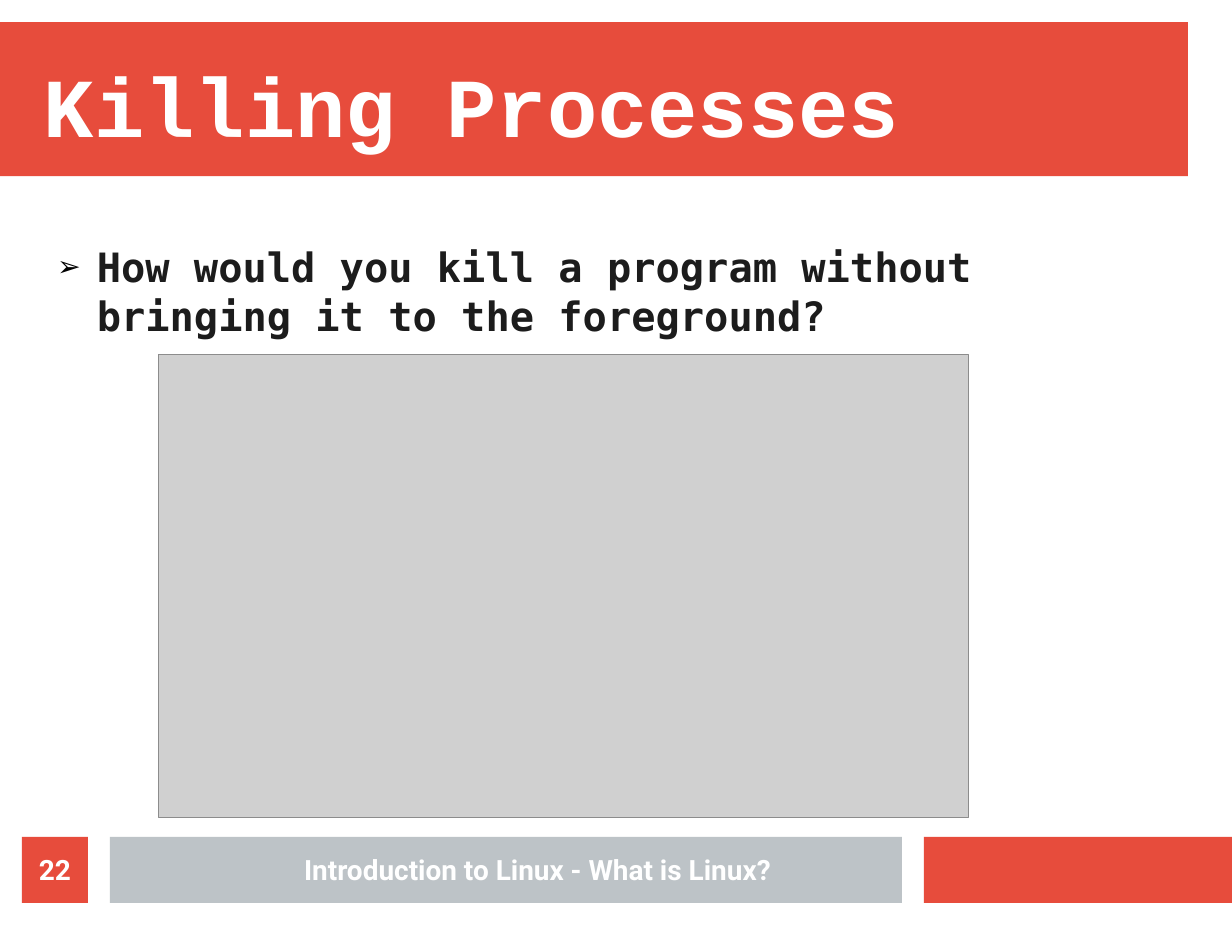
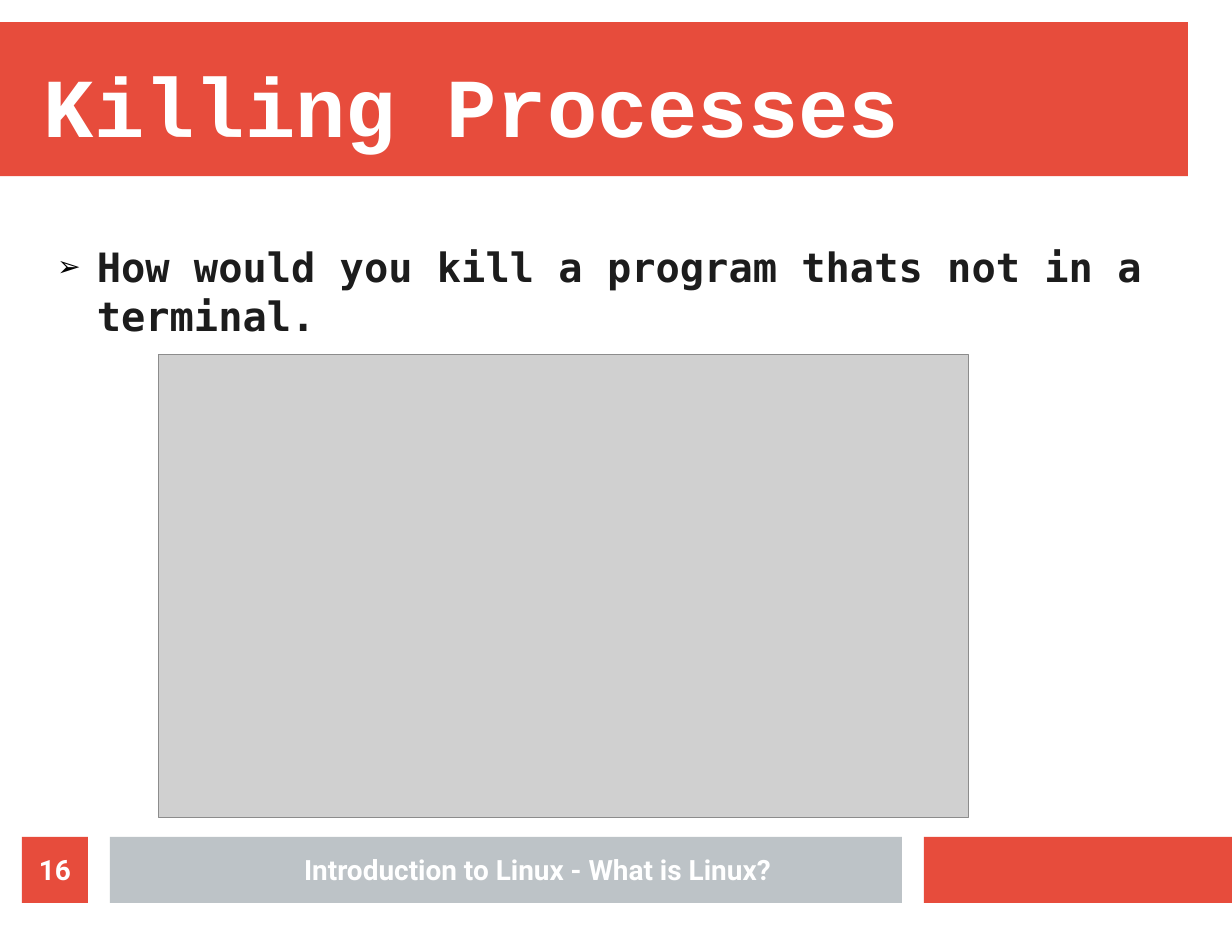
Before and after one commit to Nhlakanipho-Biyela/Intro_To_Linux_Course, a slide deck: slide 16 of Lecture_Slides/Lecture_4/ITL_Lecture_4_Processes.odp (slide 22 before the commit). Drawn at 1232x925 pixels with LibreOffice and Linux fonts; fonts in the diff are those of the drawing; grey boxes stand for pictures; background and template pictures are left out. Boxes give left, top, right and bottom in pixels: in the first picture for what was removed or moved away, otherwise in the second. Text is boxed around its words. In the diff, an @@ line names an element or a change of style, - is before the commit and + after.

Commit message:
Lecture 4 slides edited

```diff
--- a/Lecture_Slides/Lecture_4/ITL_Lecture_4_Processes.odp
+++ b/Lecture_Slides/Lecture_4/ITL_Lecture_4_Processes.odp
@@ text at [97,249,1141,332]: text changed @@
-➢ How would you kill a program without bringing it to the foreground?
+➢ How would you kill a program thats not in a terminal.
@@ page number at [39,860,71,881]: text changed @@
-22
+16
```
Also in this commit, not shown: 2 other slides changed, 6 slides removed, 1 other file.
